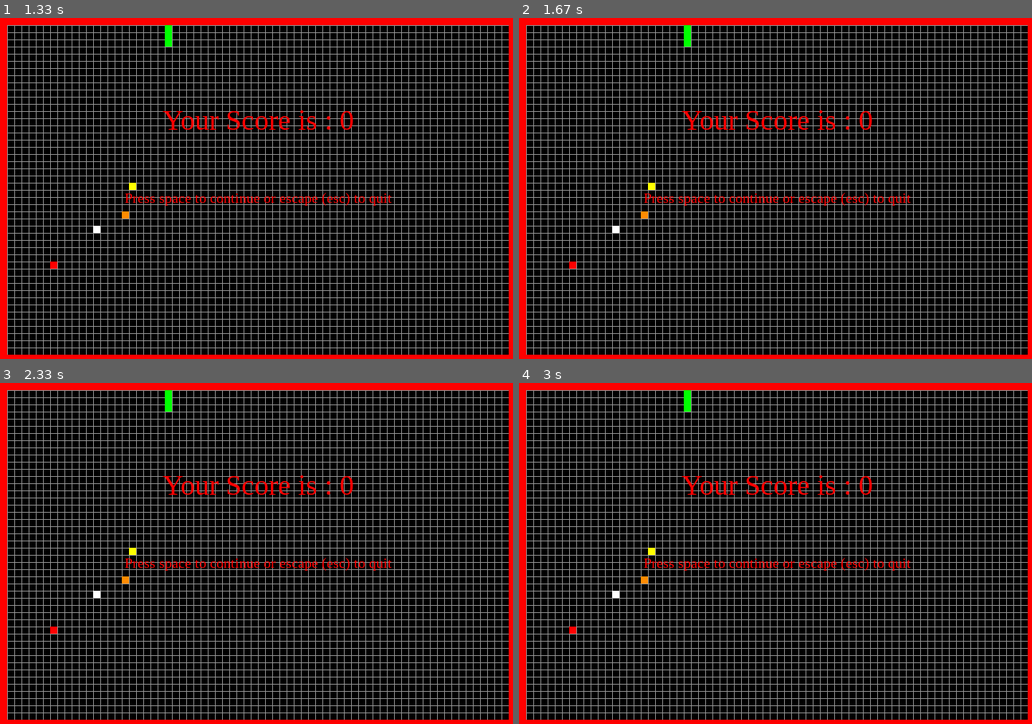
Above: before the commit, frames 1-4 (two rows, left to right).
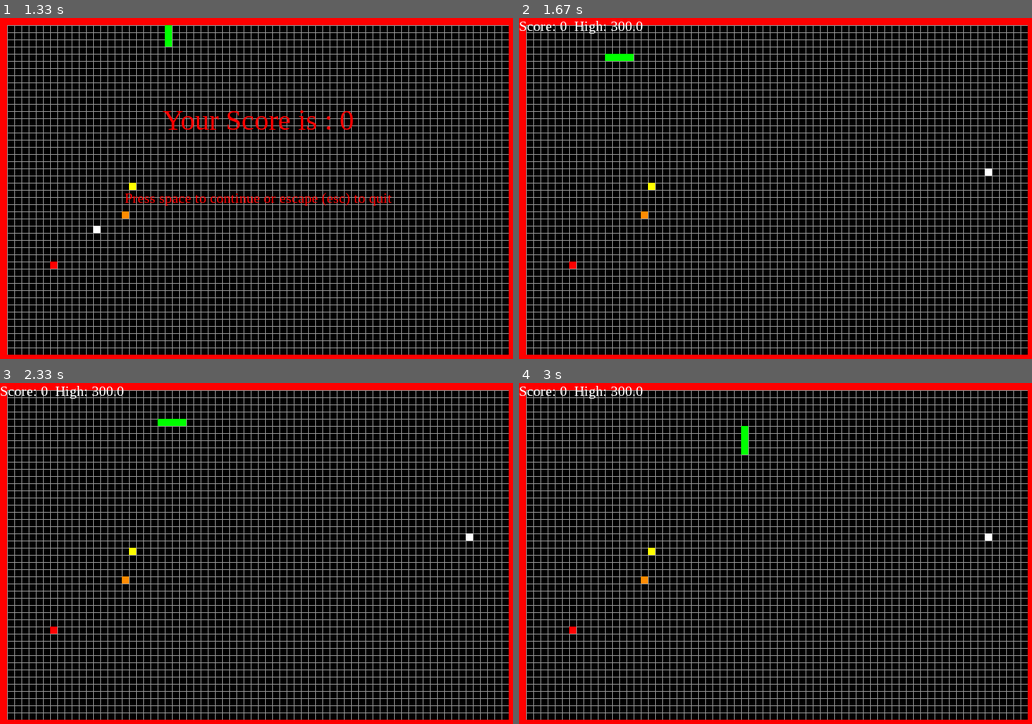
Above: after the commit, the same moments.

Repository: yarroww07/Pygame-based-Snake
Game: pygame game, started from final-game.py
Same seed, same stepped clock (60 frames per second), same inputs: the game is played once before the commit and once after it.
Inputs:
- Up to frame 1 (1.33 s): hold Up 0.83-1.3 s
- Up to frame 2 (1.67 s): tap Space at 1.33 s
- Up to frame 3 (2.33 s): no input
- Up to frame 4 (3 s): hold Down from 2.73 s (still down); tap Space at 2.8 s

Frame 1 is identical in both runs. In frame 2, 1.6% of the frame differs, in the area x 0-93%, y 0-64%; in frame 3, 1.6%; in frame 4, 1.6%.

Commit message:
final tweak
so game is stuck in the while true loop till player touches key

Diff:
--- a/final-game.py
+++ b/final-game.py
@@ -169,22 +169,21 @@
     game_window.blit(menu_instruction , menu_instruction_rect)
     pygame.display.flip()
 
-    # after 2 seconds we will quit the program
-    time.sleep(2)
+
 
     #this is to let the player loop the game or quit
 
-
-    for event in pygame.event.get():
-
-        if event.type == pygame.KEYDOWN:
-            if event.key == pygame.K_SPACE:
+    while True:
+        for event in pygame.event.get():
+
+            if event.type == pygame.KEYDOWN:
+                if event.key == pygame.K_SPACE:
                 #changes the players choice to true so the loop at line 211
                 #will reset the game
-                return True
+                    return True
 
             #kicks the player out of the program
-            if event.key == pygame.K_ESCAPE:
+                if event.key == pygame.K_ESCAPE:
                      pygame.quit()
                      quit()
 
